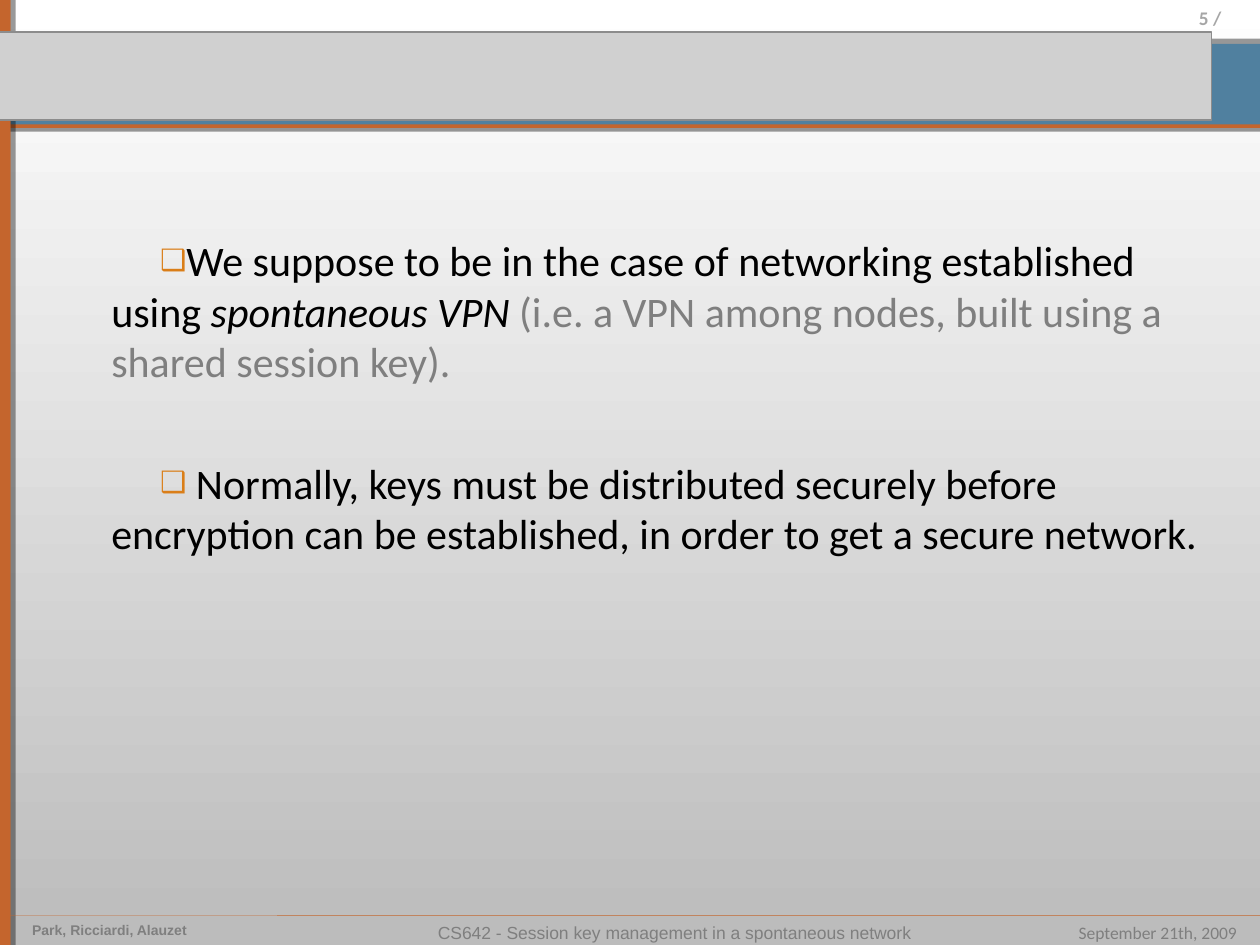
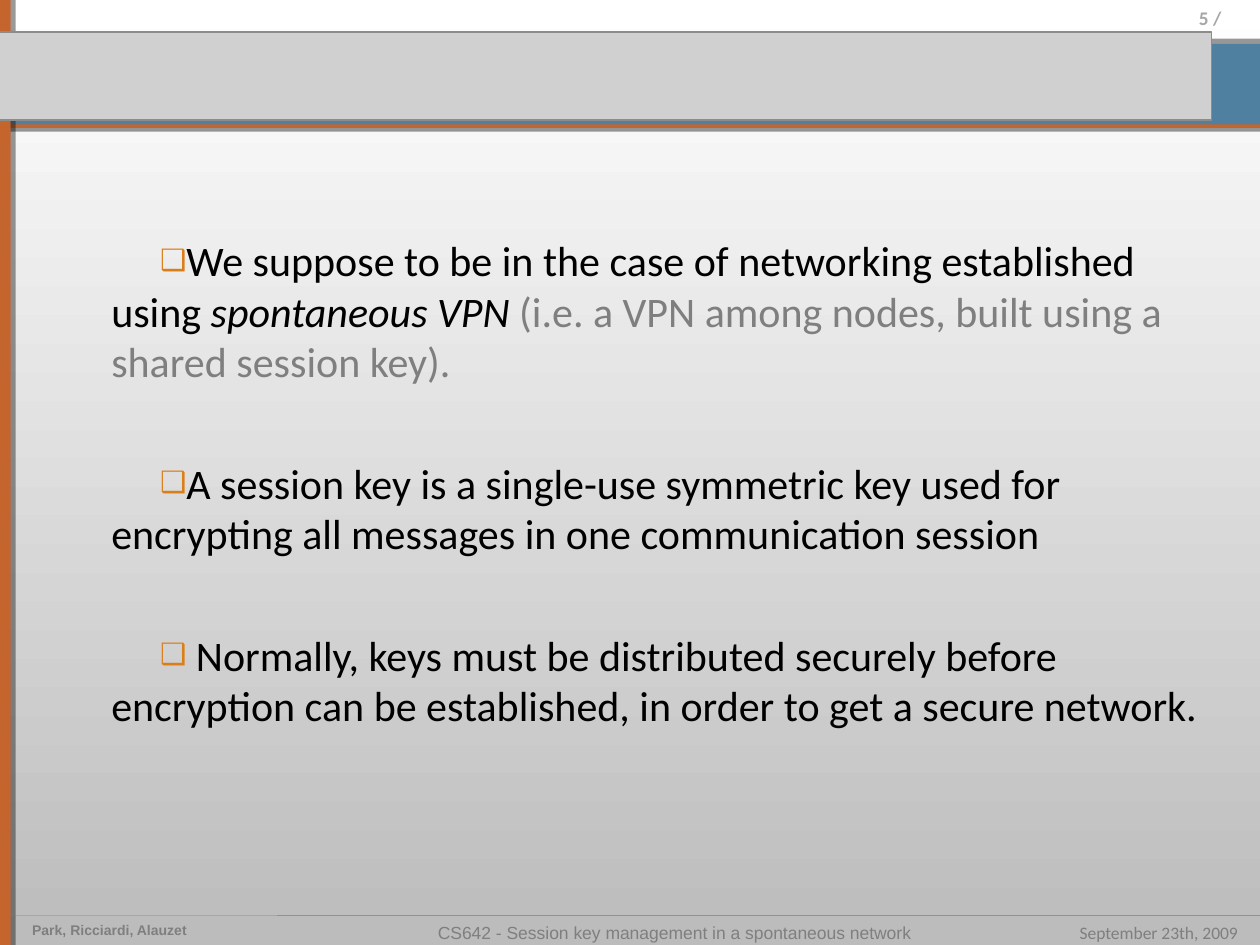
Before and after one commit to pierrealauzet/skemasnet, a slide deck: slide 5 of CS642_HGP_Proposal.ppt. Drawn at 1260x945 pixels with LibreOffice and Linux fonts; fonts in the diff are those of the drawing; grey boxes stand for pictures. Boxes give left, top, right and bottom in pixels: in the first picture for what was removed or moved away, otherwise in the second. Text is boxed around its words. In the diff, an @@ line names an element or a change of style, - is before the commit and + after.

```diff
--- a/CS642_HGP_Proposal.ppt
+++ b/CS642_HGP_Proposal.ppt
@@ text at box(111, 470, 1060, 557): paragraph added @@
+❑ A session key is a single-use symmetric key used for encrypting all messages in one communication session
@@ text at box(1080, 927, 1237, 942): text changed @@
-September 21th, 2009
+September 23th, 2009
```
Also in this commit, not shown: 4 other slides changed, 2 slides added, 3 slides removed.
